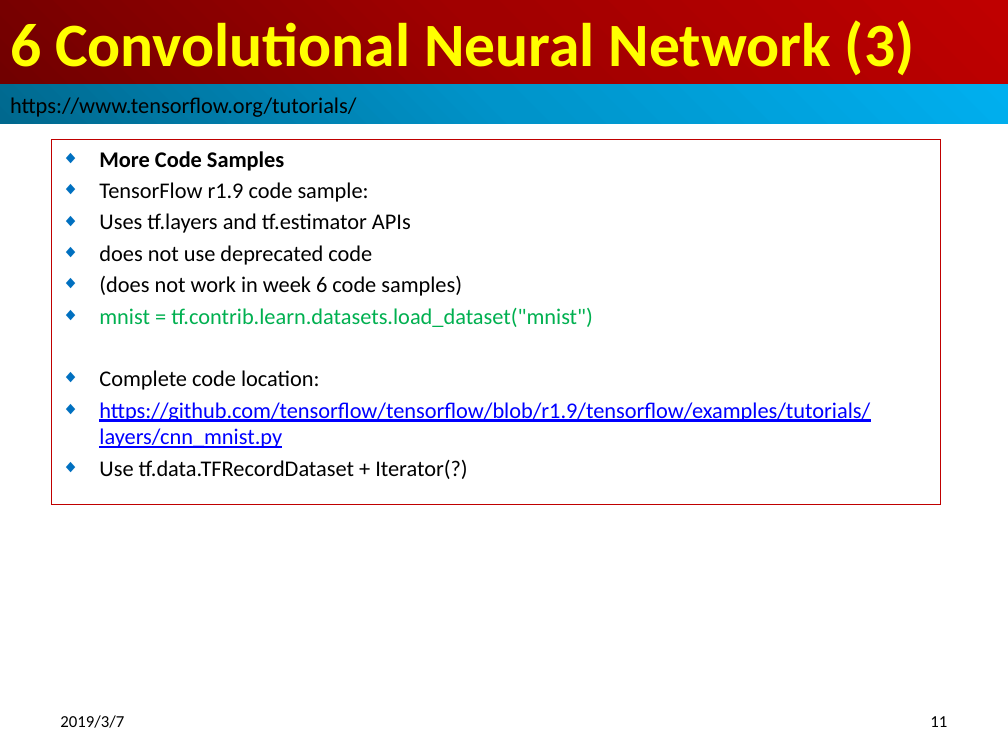
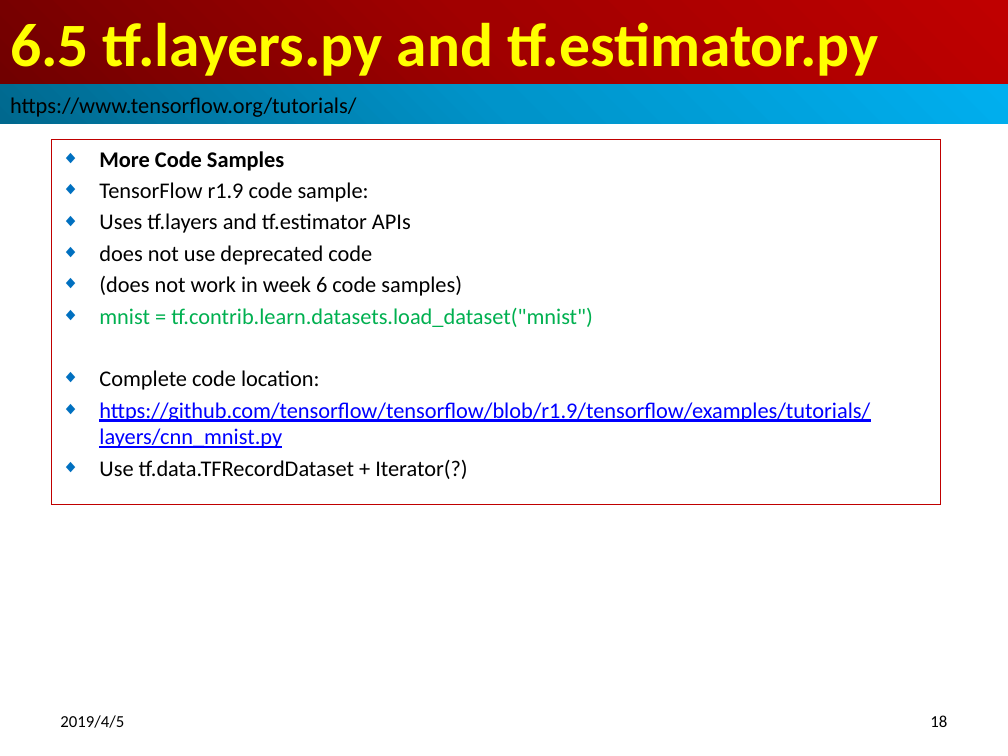
Before and after one commit to peterhchen/100-TensorFlow-DeepLearning-Basic, a slide deck: slide 18 of ch06_CNN/ch0603_TFLearn.pptx (slide 11 before the commit). Drawn at 1008x756 pixels with LibreOffice and Linux fonts; fonts in the diff are those of the drawing. Boxes give left, top, right and bottom in pixels: in the first picture for what was removed or moved away, otherwise in the second. Text is boxed around its words. In the diff, an @@ line names an element or a change of style, - is before the commit and + after.

```diff
--- a/ch06_CNN/ch0603_TFLearn.pptx
+++ b/ch06_CNN/ch0603_TFLearn.pptx
@@ title at <box>10,22,879,76</box>: text changed @@
-6 Convolutional Neural Network (3)
+6.5 tf.layers.py and tf.estimator.py
@@ text at <box>60,715,124,728</box>: text changed @@
-2019/3/7
+2019/4/5
@@ page number at <box>930,715,947,727</box>: text changed @@
-11
+18
```
Also in this commit, not shown: 11 other slides changed, 7 slides added.
